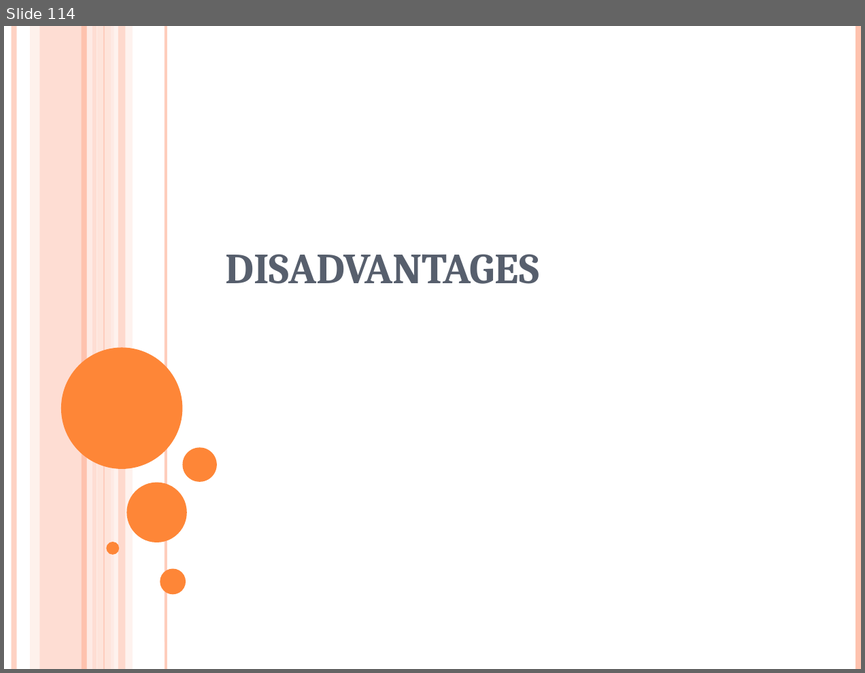
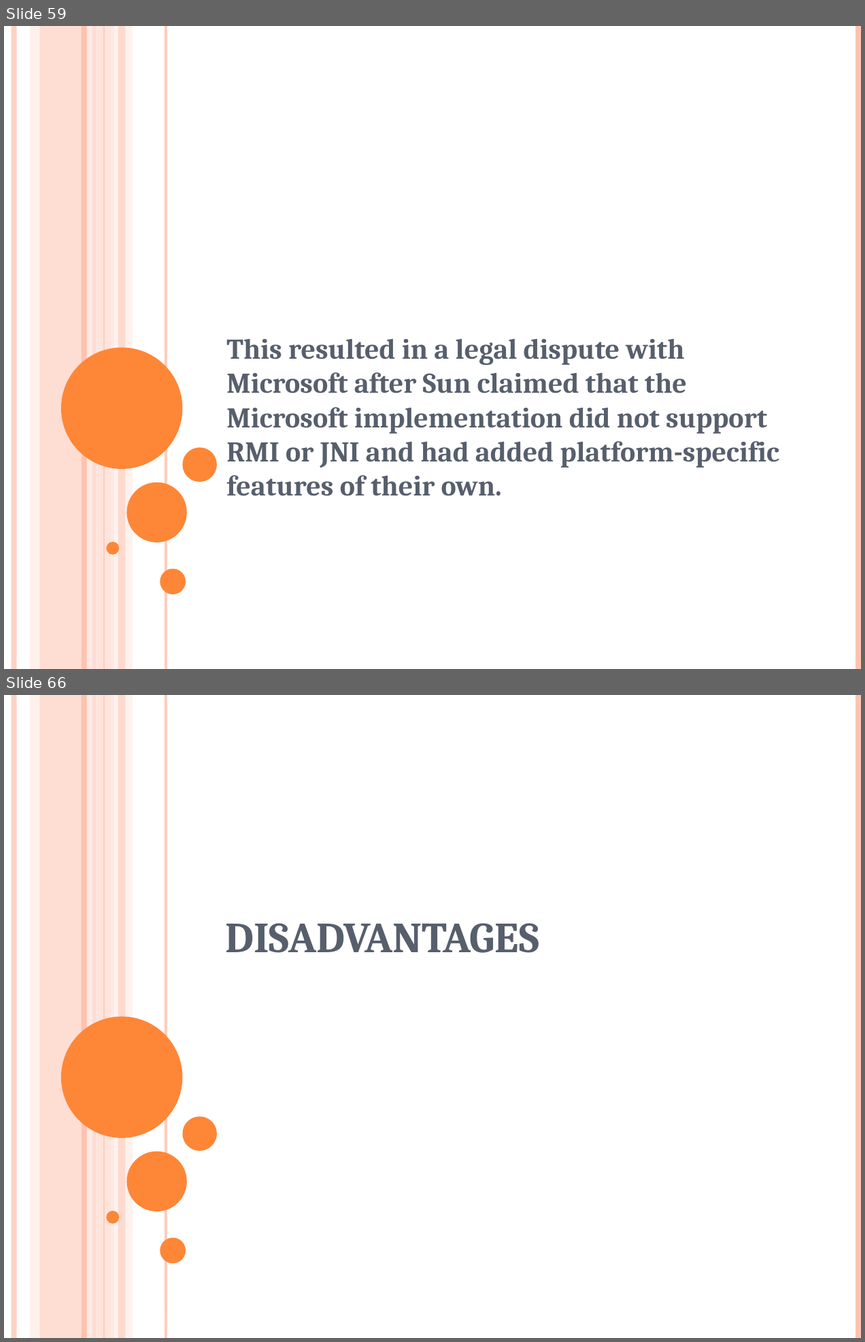
Before and after one commit to surabhi5/instant-ppt, a slide deck: output.pptx. Shown one above the other, each under a label of ours: slide 114 before the commit, slides 59 and 66 after it; the slides between them are not shown. The pictures are 865x673 and 865x1342 pixels, drawn with LibreOffice and Linux fonts; fonts in the diff are those of the drawing. Boxes give left, top, right and bottom in pixels: in the first picture for what was removed or moved away, otherwise in the second. Text is boxed around its words. In the diff, an @@ line names an element or a change of style, - is before the commit and + after.

```diff
--- a/output.pptx
+++ b/output.pptx
@@ slide 59 added at box(4, 26, 861, 669), background #FFFFFF; not listed: 16 template elements that a slide beside it also shows @@
@@ subtitle added at box(226, 339, 779, 496), 24 pt, text #575F6D, bold @@
+This resulted in a legal dispute with Microsoft after Sun claimed that the Microsoft implementation did not support RMI or JNI and had added platform-specific features of their own.
@@ what was slide 114 is now slide 66 @@
```
Also in this commit, not shown: 2 slides changed, 68 other slides added, 111 slides removed, 2 other files.
